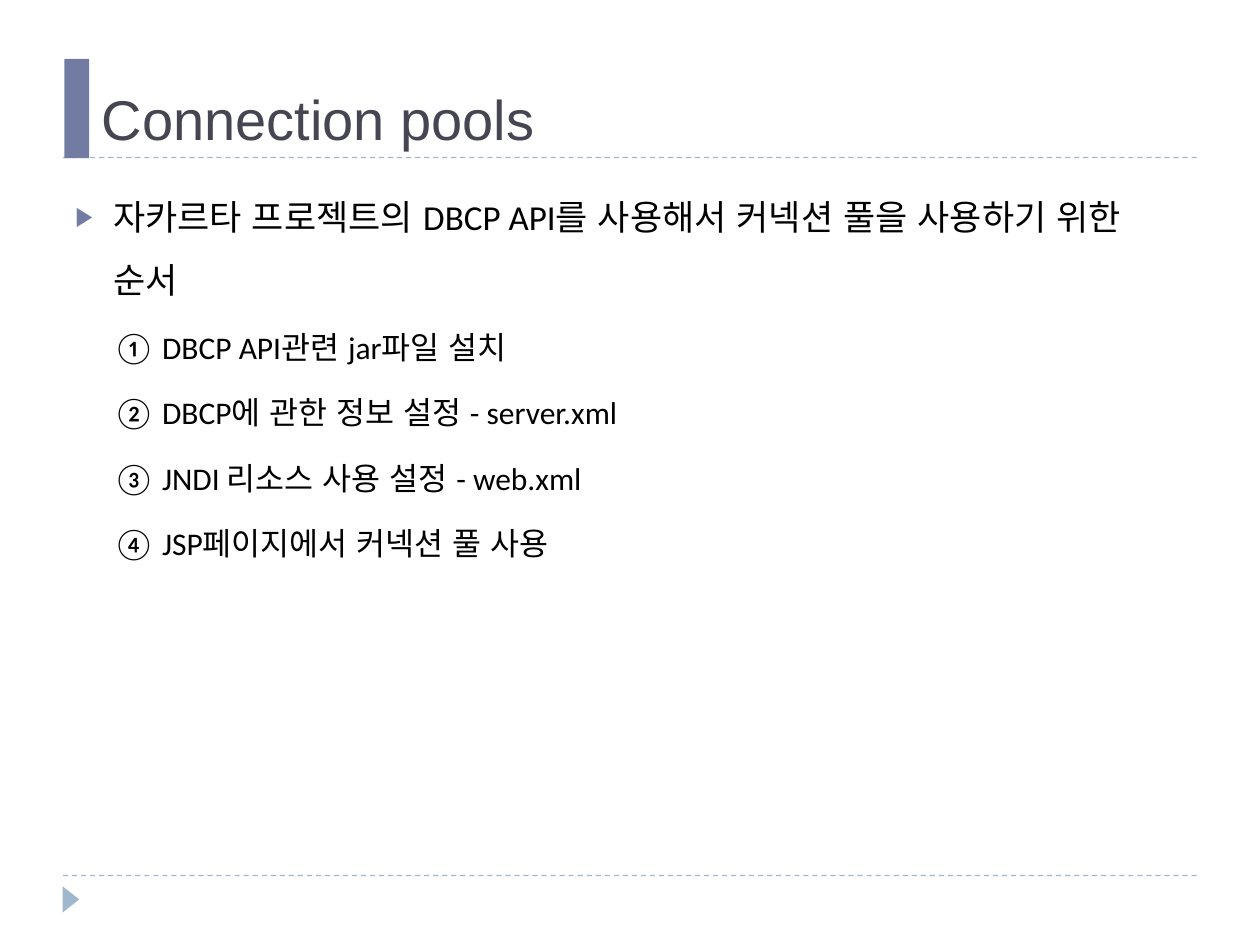
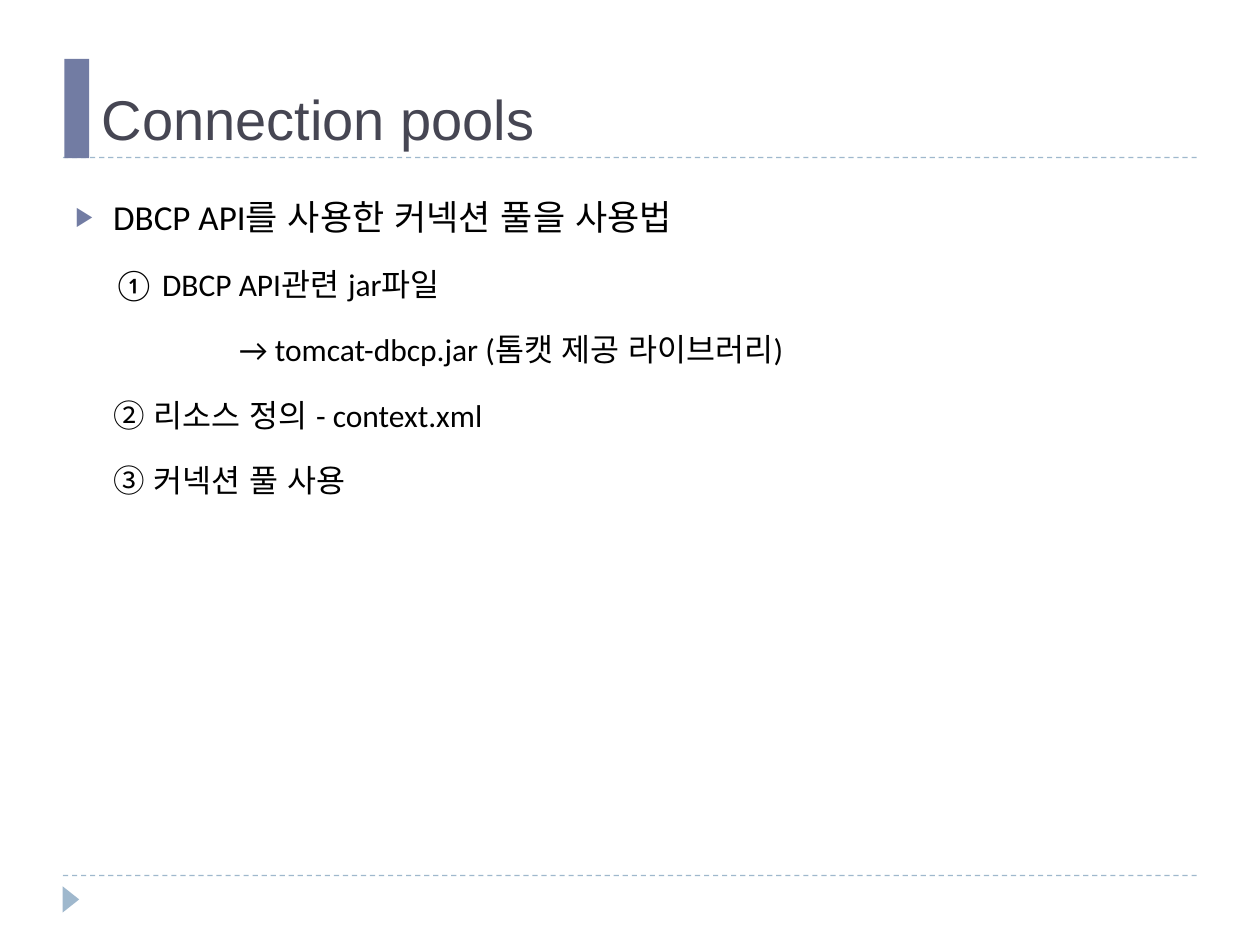
Before and after one commit to mail2HChoi/PatternSW, a slide deck: slide 17 of 강의교재/패턴기반SW개발_Ch09_JDBC.pptx (slide 20 before the commit). Drawn at 1260x945 pixels with LibreOffice and Linux fonts; fonts in the diff are those of the drawing. Boxes give left, top, right and bottom in pixels: in the first picture for what was removed or moved away, otherwise in the second. Text is boxed around its words. In the diff, an @@ line names an element or a change of style, - is before the commit and + after.

```diff
--- a/강의교재/패턴기반SW개발_Ch09_JDBC.pptx
+++ b/강의교재/패턴기반SW개발_Ch09_JDBC.pptx
@@ text at [113, 201, 783, 495]: text changed @@
-▶ 자카르타 프로젝트의 DBCP API를 사용해서 커넥션 풀을 사용하기 위한 순서
-  ① DBCP API관련 jar파일 설치
-  ② DBCP에 관한 정보 설정 - server.xml
-  ③ JNDI 리소스 사용 설정 - web.xml
-  ④ JSP페이지에서 커넥션 풀 사용
+▶ DBCP API를 사용한 커넥션 풀을 사용법
+  ① DBCP API관련 jar파일
+  → tomcat-dbcp.jar (톰캣 제공 라이브러리)
+  ② 리소스 정의 - context.xml
+  ③ 커넥션 풀 사용
```
Also in this commit, not shown: 6 other slides changed, 4 slides added, 2 slides removed, 1 other file.
